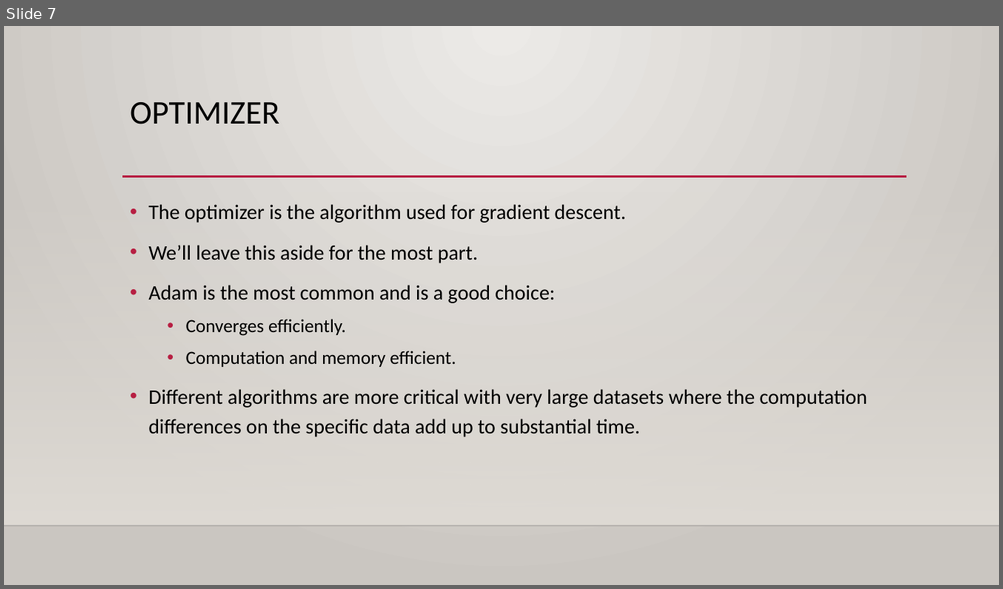
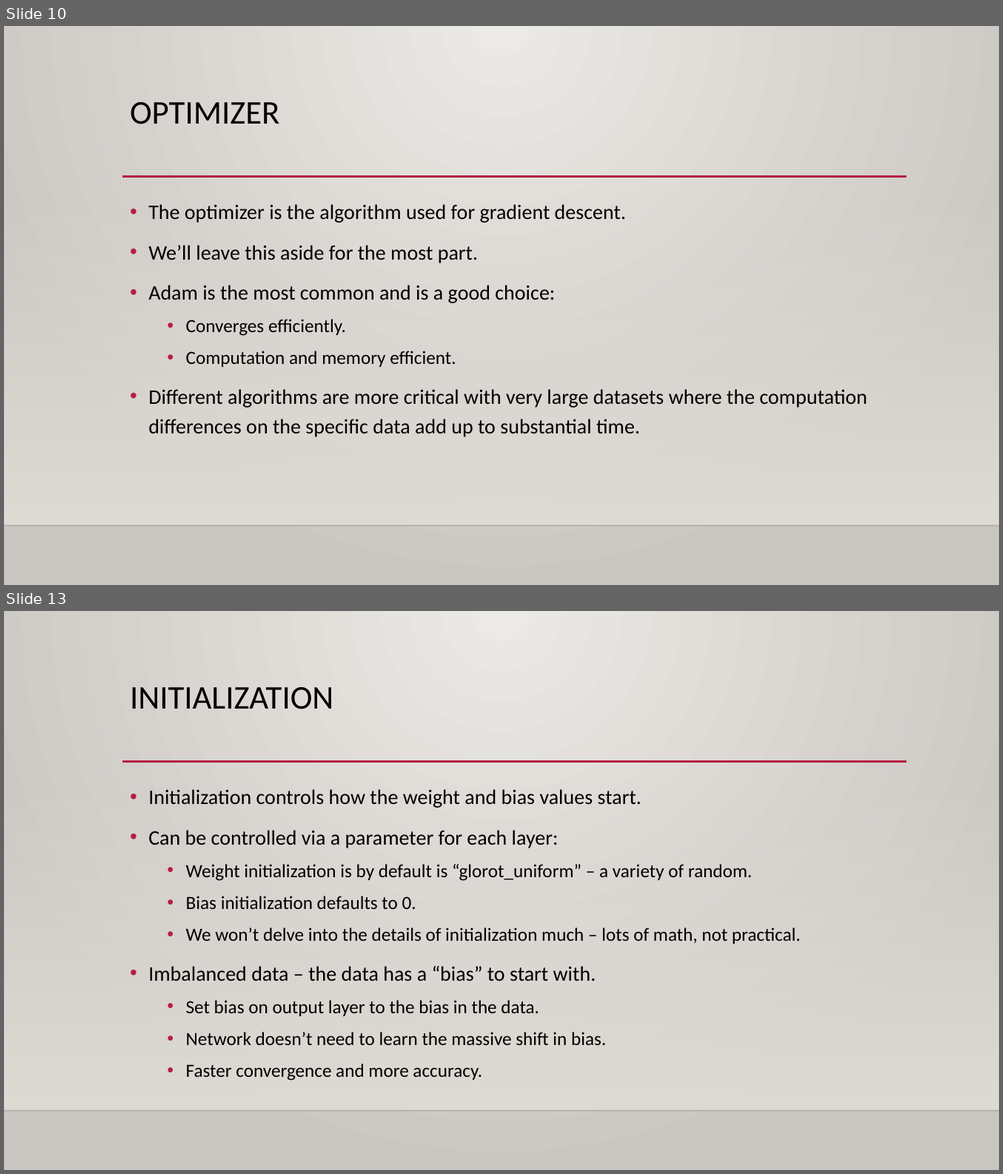
Before and after one commit to allyryry/3950_Workbooks, a slide deck: reference_content/Slides/tensorflow_optimization.pptx. Shown one above the other, each under a label of ours: slide 7 before the commit, slides 10 and 13 after it; the slides between them are not shown. The pictures are 1003x589 and 1003x1174 pixels, drawn with LibreOffice and Linux fonts; fonts in the diff are those of the drawing; background and template pictures are left out. Boxes give left, top, right and bottom in pixels: in the first picture for what was removed or moved away, otherwise in the second. Text is boxed around its words. In the diff, an @@ line names an element or a change of style, - is before the commit and + after.

```diff
--- a/reference_content/Slides/tensorflow_optimization.pptx
+++ b/reference_content/Slides/tensorflow_optimization.pptx
@@ slide 13 added at <box>4,611,999,1170</box>, background gradient #ECEAE7 to #CAC7C1; not listed: 3 template elements that a slide beside it also shows @@
@@ title added at <box>130,687,333,709</box>, 32 pt, text #000000 @@
+INITIALIZATION
@@ text added at <box>148,789,800,1081</box>, 18 pt, text #000000 @@
+• Initialization controls how the weight and bias values start.
+• Can be controlled via a parameter for each layer:
+  • Weight initialization is by default is “glorot_uniform” – a variety of random.
+  • Bias initialization defaults to 0.
+  • We won’t delve into the details of initialization much – lots of math, not practical.
+• Imbalanced data – the data has a “bias” to start with.
+  • Set bias on output layer to the bias in the data.
+  • Network doesn’t need to learn the massive shift in bias.
+  • Faster convergence and more accuracy.
@@ what was slide 7 is now slide 10 @@
```
Also in this commit, not shown: 4 slides changed, 6 other slides added, 7 other files.
